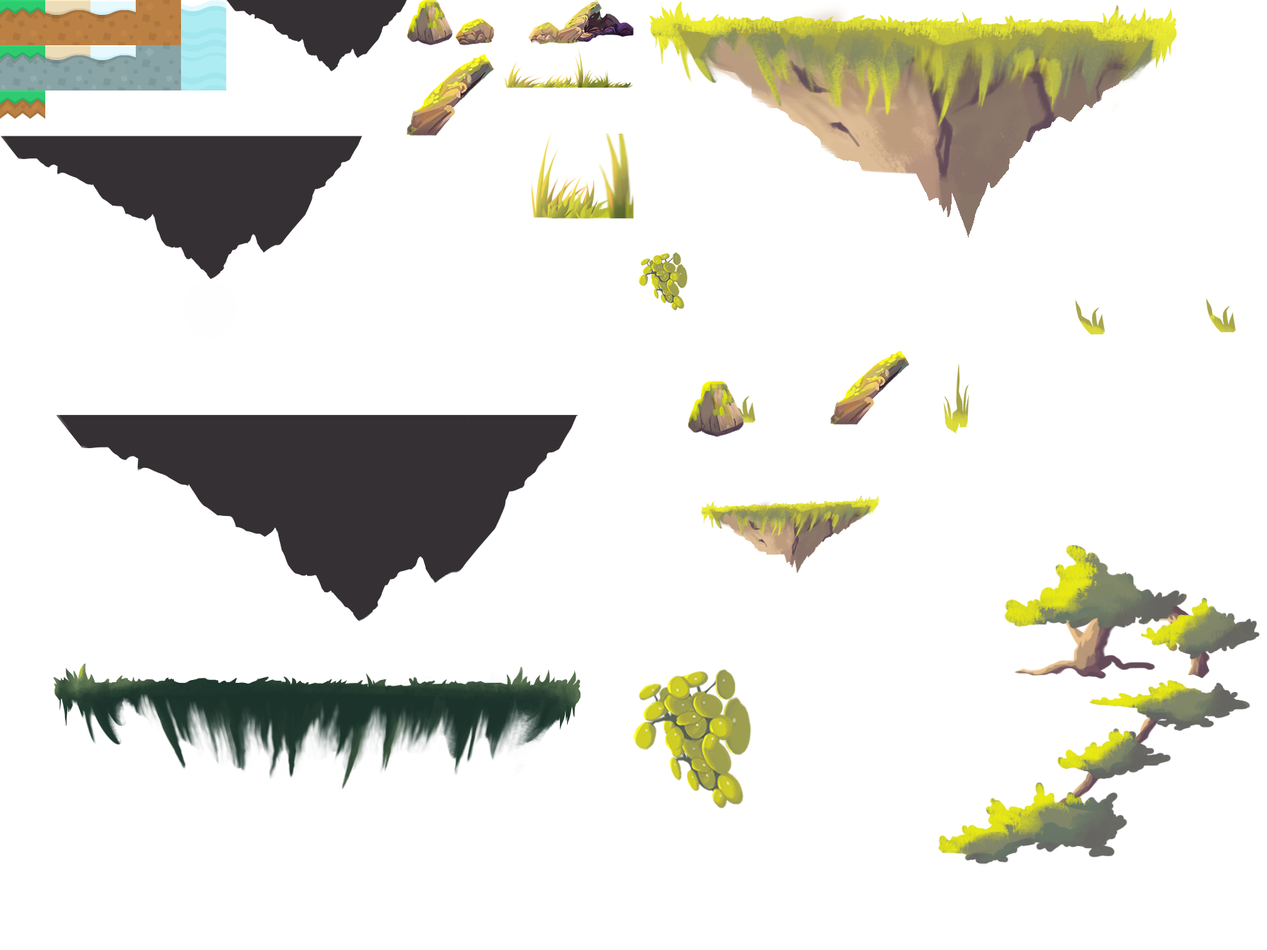
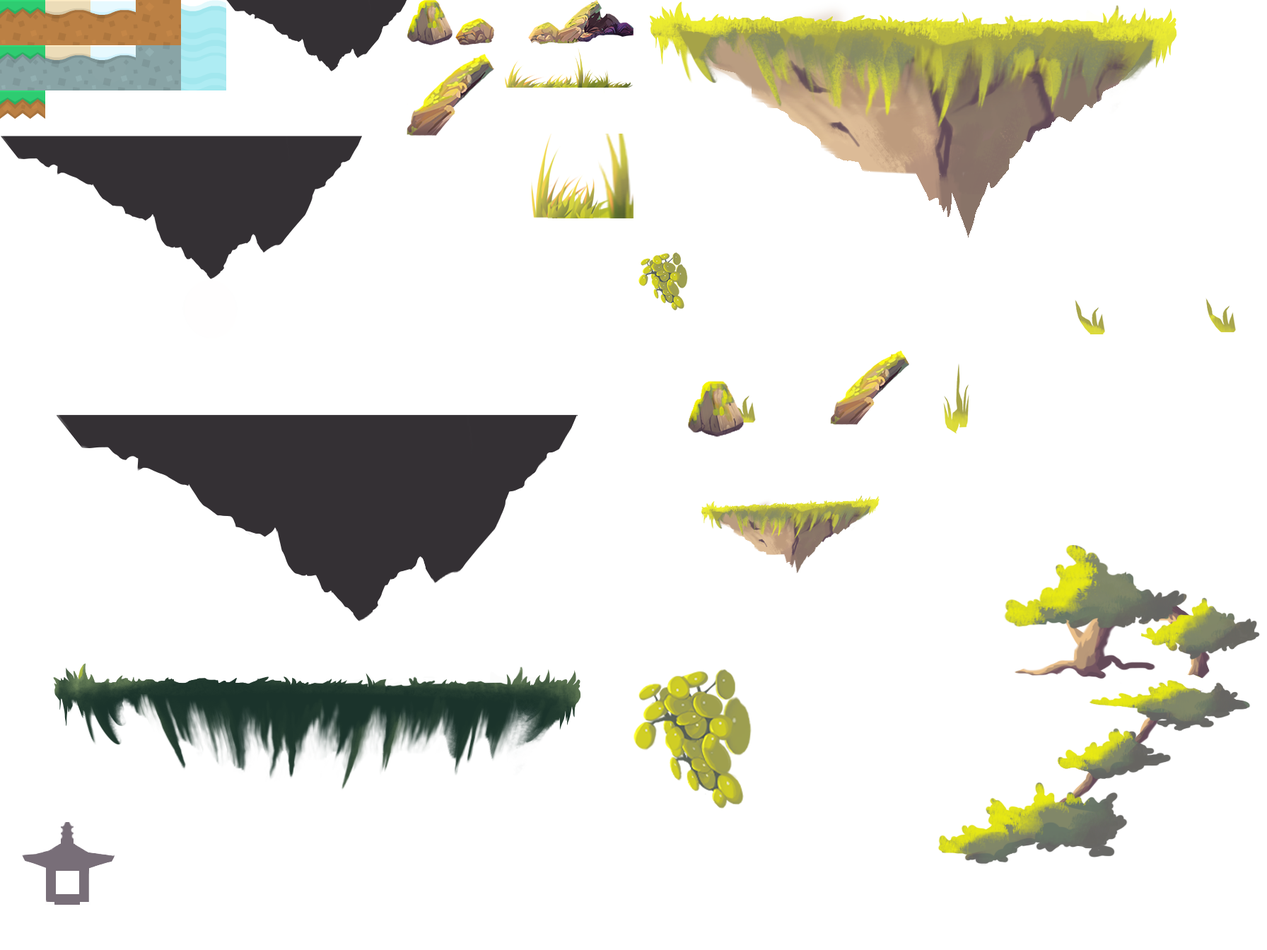
Revision of a layered w=1267, h=950 image; what changed, layer by layer:
painted on "Calque 3" over box(21, 822, 115, 905)
painted on "Calque 1" over box(45, 822, 115, 905)
